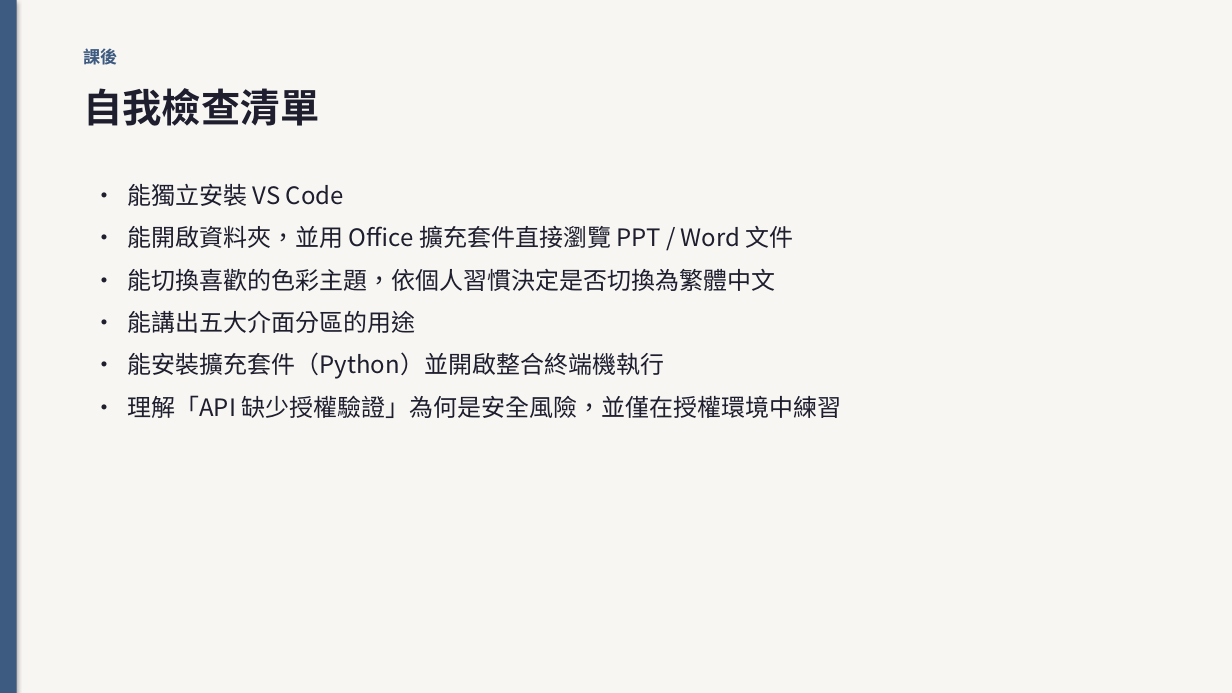
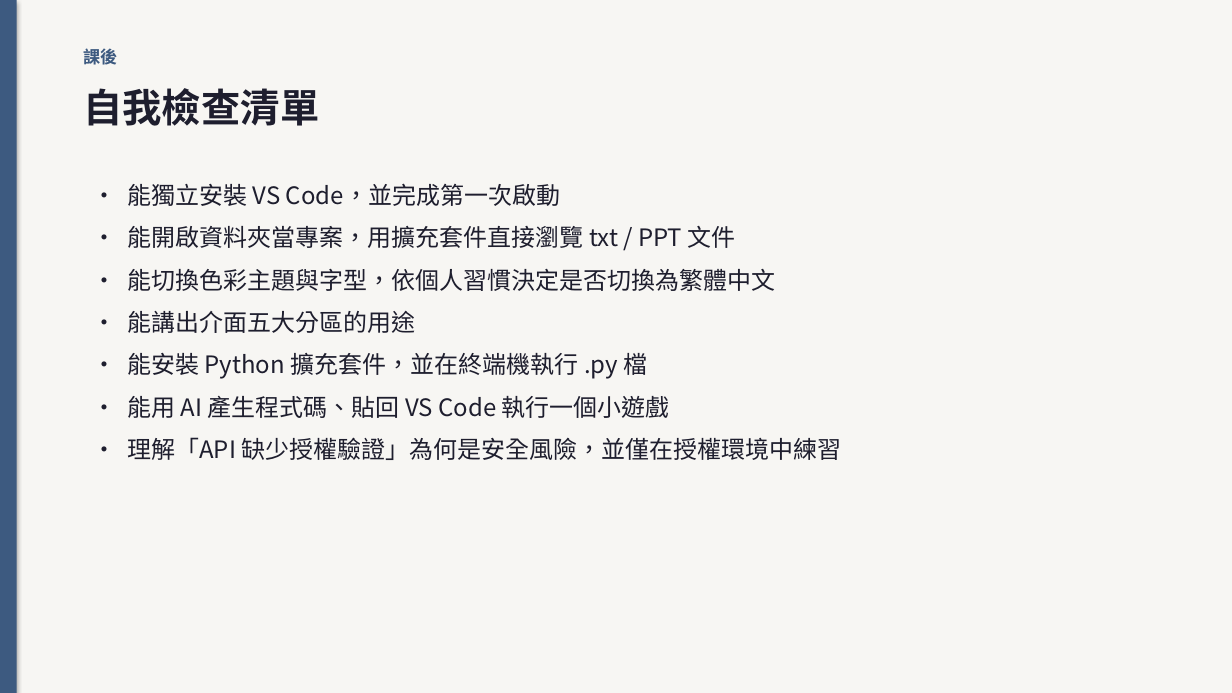
Before and after one commit to bobhsu408/vscode, a slide deck: slide 58 of jo6bj03284504t_6g4a83.pptx (slide 54 before the commit). Drawn at 1232x693 pixels with LibreOffice and Linux fonts; fonts in the diff are those of the drawing. Boxes give left, top, right and bottom in pixels: in the first picture for what was removed or moved away, otherwise in the second. Text is boxed around its words. In the diff, an @@ line names an element or a change of style, - is before the commit and + after.

```diff
--- a/jo6bj03284504t_6g4a83.pptx
+++ b/jo6bj03284504t_6g4a83.pptx
@@ text at (x1=127, y1=183, x2=775, y2=418): text changed @@
-• 能獨立安裝 VS Code
-• 能開啟資料夾，並用 Office 擴充套件直接瀏覽 PPT / Word 文件
-• 能切換喜歡的色彩主題，依個人習慣決定是否切換為繁體中文
-• 能講出五大介面分區的用途
-• 能安裝擴充套件（Python）並開啟整合終端機執行
+• 能獨立安裝 VS Code，並完成第一次啟動
+• 能開啟資料夾當專案，用擴充套件直接瀏覽 txt / PPT 文件
+• 能切換色彩主題與字型，依個人習慣決定是否切換為繁體中文
+• 能講出介面五大分區的用途
+• 能安裝 Python 擴充套件，並在終端機執行 .py 檔
+• 能用 AI 產生程式碼、貼回 VS Code 執行一個小遊戲
```
Also in this commit, not shown: 6 other slides changed, 10 slides added, 6 slides removed, 2 other files.
